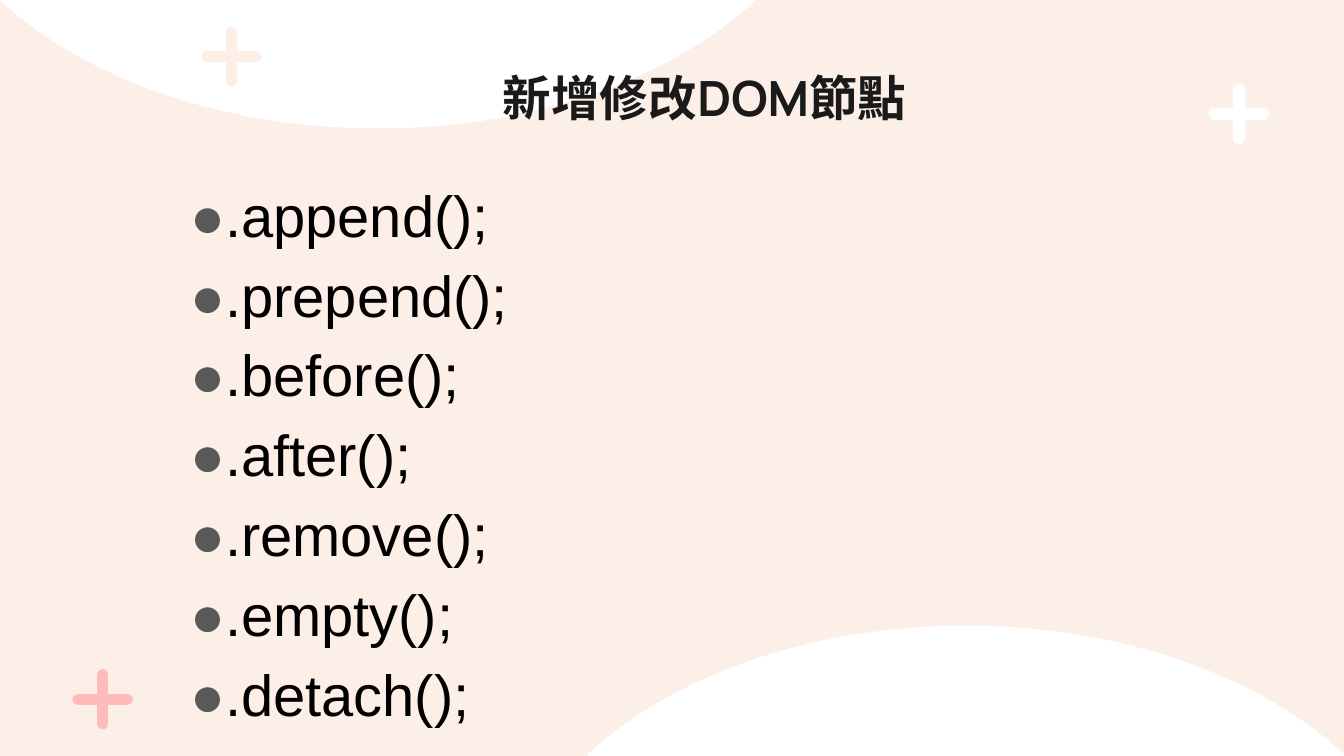
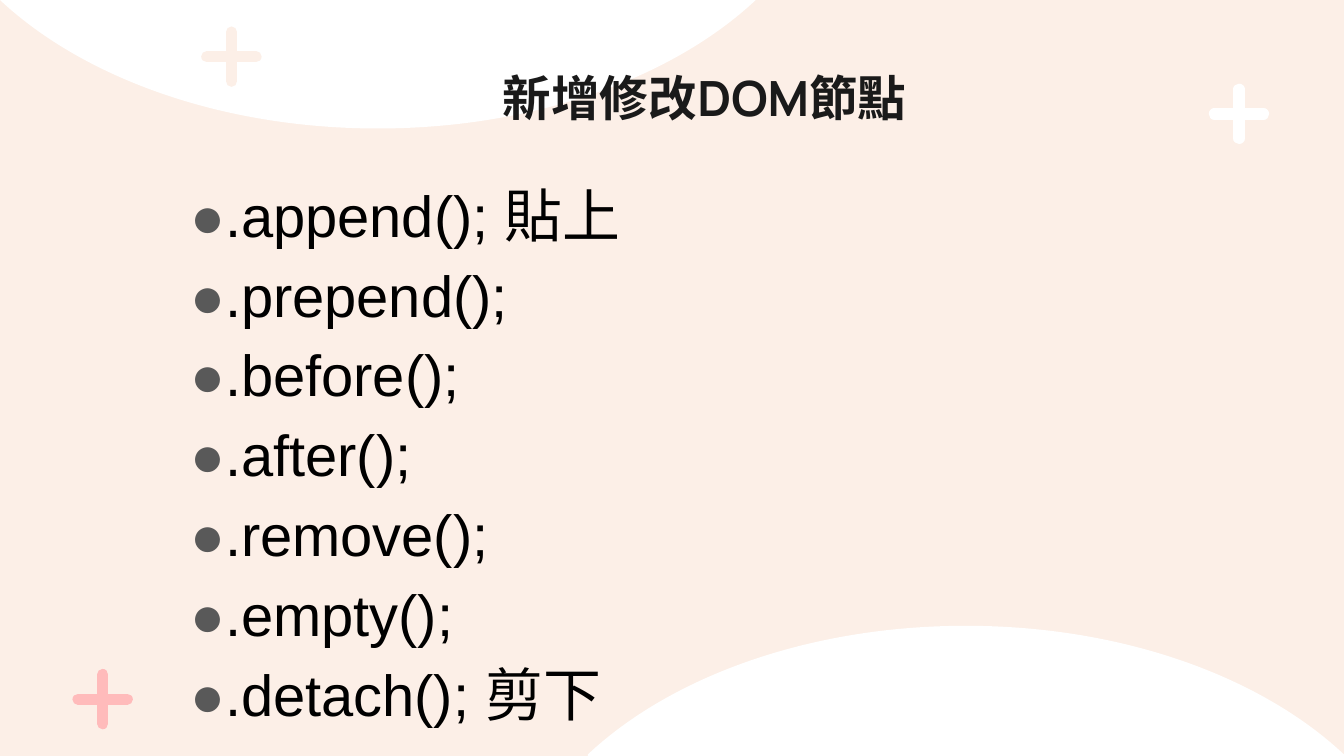
Before and after one commit to bwin0415/ISPANCLASS, a slide deck: slide 84 of jQuery/jQuery ppt.pptx. Drawn at 1344x756 pixels with LibreOffice and Linux fonts; fonts in the diff are those of the drawing. Boxes give left, top, right and bottom in pixels: in the first picture for what was removed or moved away, otherwise in the second. Text is boxed around its words. In the diff, an @@ line names an element or a change of style, - is before the commit and + after.

```diff
--- a/jQuery/jQuery ppt.pptx
+++ b/jQuery/jQuery ppt.pptx
@@ text at [190, 188, 621, 248]: text changed @@
-●.append();
+●.append(); 貼上
@@ text at [190, 667, 601, 727]: text changed @@
-●.detach();
+●.detach(); 剪下
```
Also in this commit, not shown: 59 other slides changed, 10 other files.
